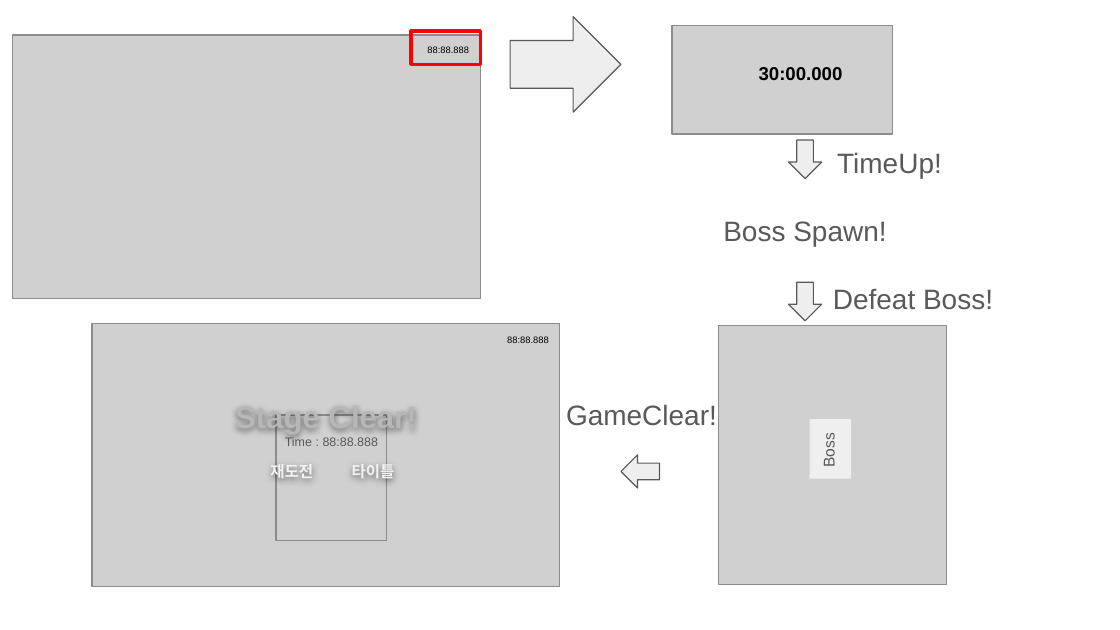
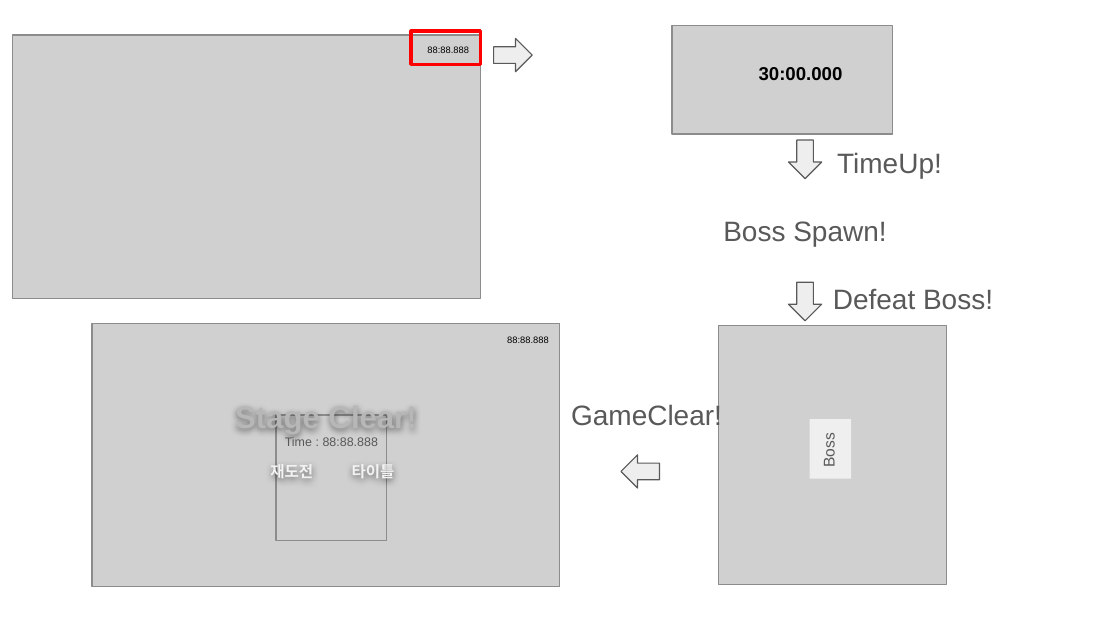
Before and after one commit to lsu0503/ProjectFreeGenre, a slide deck: slide 9 of Document/외쳐EE조 와이어프레임.pptx. Drawn at 1120x630 pixels with LibreOffice and Linux fonts; fonts in the diff are those of the drawing; grey boxes stand for pictures. Boxes give left, top, right and bottom in pixels: in the first picture for what was removed or moved away, otherwise in the second. Text is boxed around its words. In the diff, an @@ line names an element or a change of style, - is before the commit and + after.

```diff
--- a/Document/외쳐EE조 와이어프레임.pptx
+++ b/Document/외쳐EE조 와이어프레임.pptx
@@ right arrow: place and size @@
-right arrow at (510,17,620,112)
+right arrow at (494,38,532,72)
@@ text "GameClear!" rewrapped from (566,404,717,426) to (571,403,722,430) @@
```
Also in this commit, not shown: 5 other slides changed, 1 slide added, 1 slide removed.
